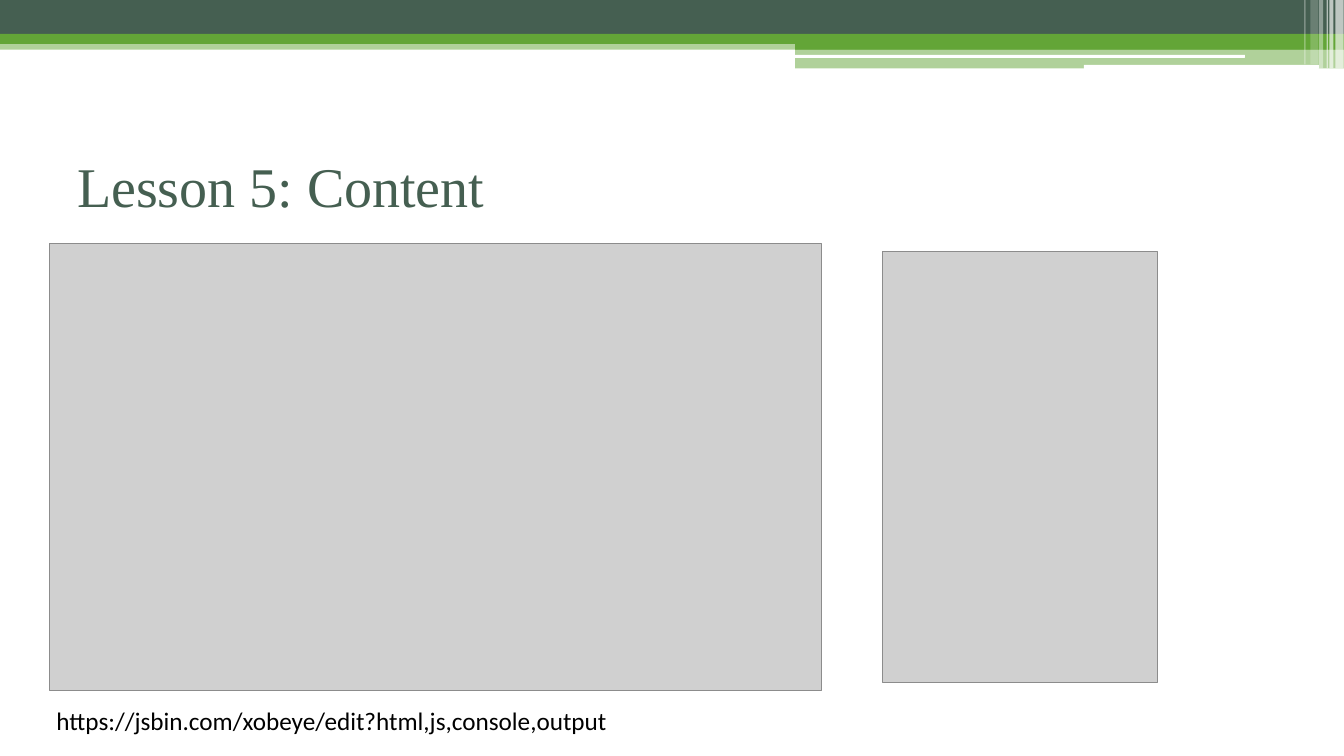
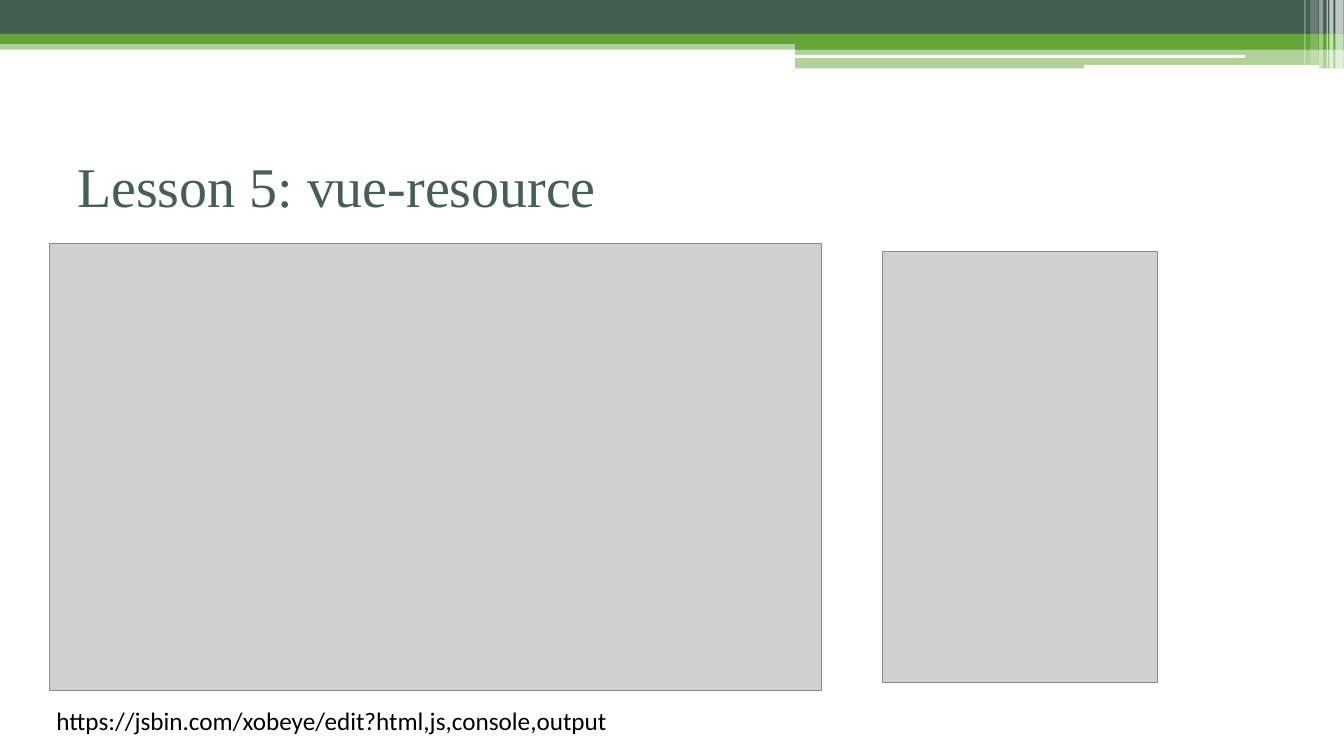
Before and after one commit to phamtuanchip/7dayswithvuejs, a slide deck: slide 33 of vuejs-2.0.pptx. Drawn at 1344x756 pixels with LibreOffice and Linux fonts; fonts in the diff are those of the drawing; grey boxes stand for pictures. Boxes give left, top, right and bottom in pixels: in the first picture for what was removed or moved away, otherwise in the second. Text is boxed around its words. In the diff, an @@ line names an element or a change of style, - is before the commit and + after.

Commit message:
add slides content

```diff
--- a/vuejs-2.0.pptx
+++ b/vuejs-2.0.pptx
@@ title at [77, 170, 596, 208]: text changed @@
-Lesson 5: Content
+Lesson 5: vue-resource
```
Also in this commit, not shown: 24 other slides changed, 2 slides added.
